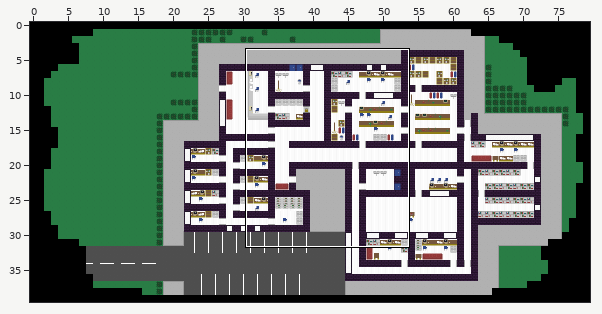
One commit to this Tiled map: assets/map12.tmx. Above: a wide view before the commit, with the close-up outlined.
Close-up. First the earlier version:
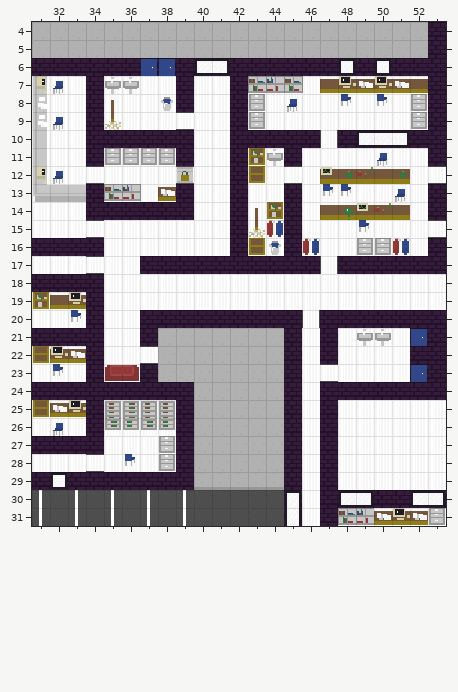
Cells are 12x12 px. Shown: x 31..53, y 4..31. The commit also changed other parts of the map, which this record leaves out.
New version:
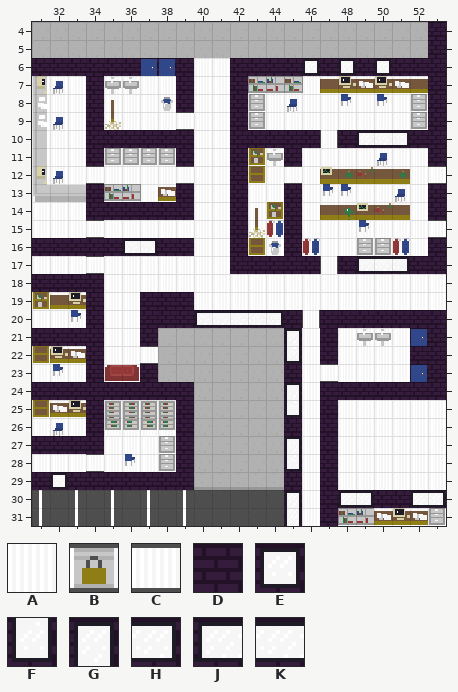
Key: from "tileset12": A 0, B 2, C 3, D 7, E 26, F 40, G 41, H 42, J 43, K 44.
_ is an empty cell.
Changes in this commit:
Layer "Tile Layer 1":
y 6: x 40..41 JH -> AA; x 46 D -> E
y 12: x 39 B -> C
y 16: x 35..39 AAAAA -> DJHDD
y 17: x 37..41 DDDDD -> AAAAA; x 49..51 DDD -> JKH
y 19: x 37..39 AAA -> DDD
y 20: x 40..44 DDDDD -> JKKKH
y 21: x 45 D -> G
y 22: x 45 D -> F
y 24: x 45 D -> G
y 25: x 45 D -> F
y 27: x 45 D -> G
y 28: x 45 D -> F
Changed places in both close-ups, as pixel boxes (x1, y1, x2, y2):
changed: (194, 58, 230, 76)
changed: (303, 59, 319, 75)
changed: (177, 167, 193, 183)
changed: (104, 238, 230, 274)
changed: (356, 257, 409, 273)
changed: (140, 292, 301, 363)
changed: (285, 383, 301, 417)
changed: (285, 437, 301, 471)
